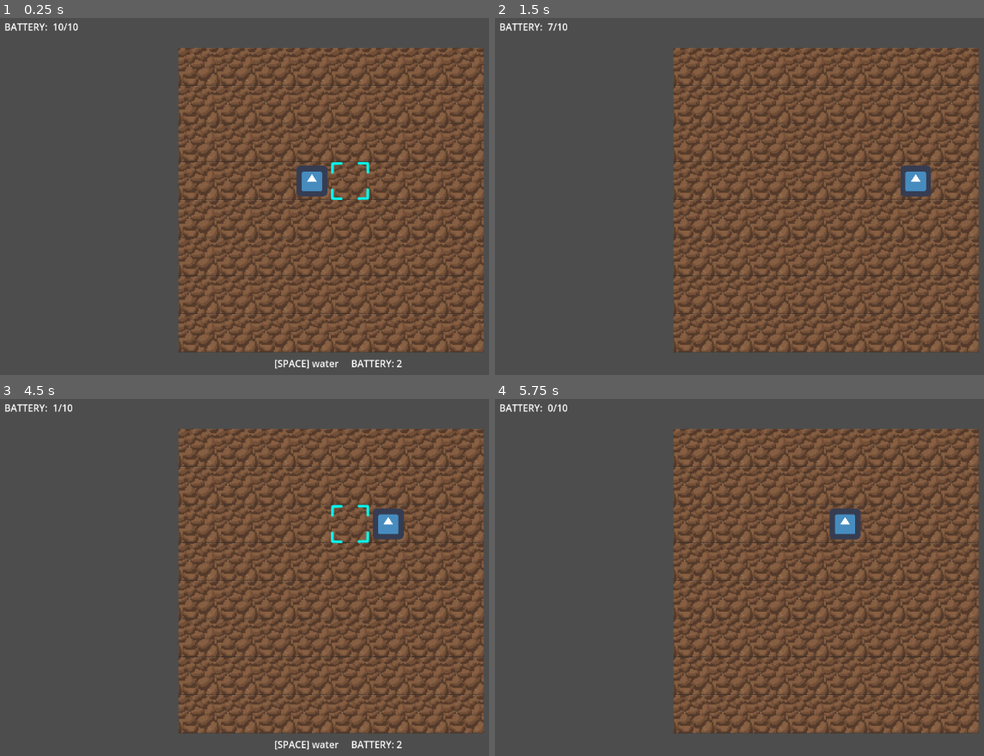
Above: before the commit, frames 1-4 (two rows, left to right).
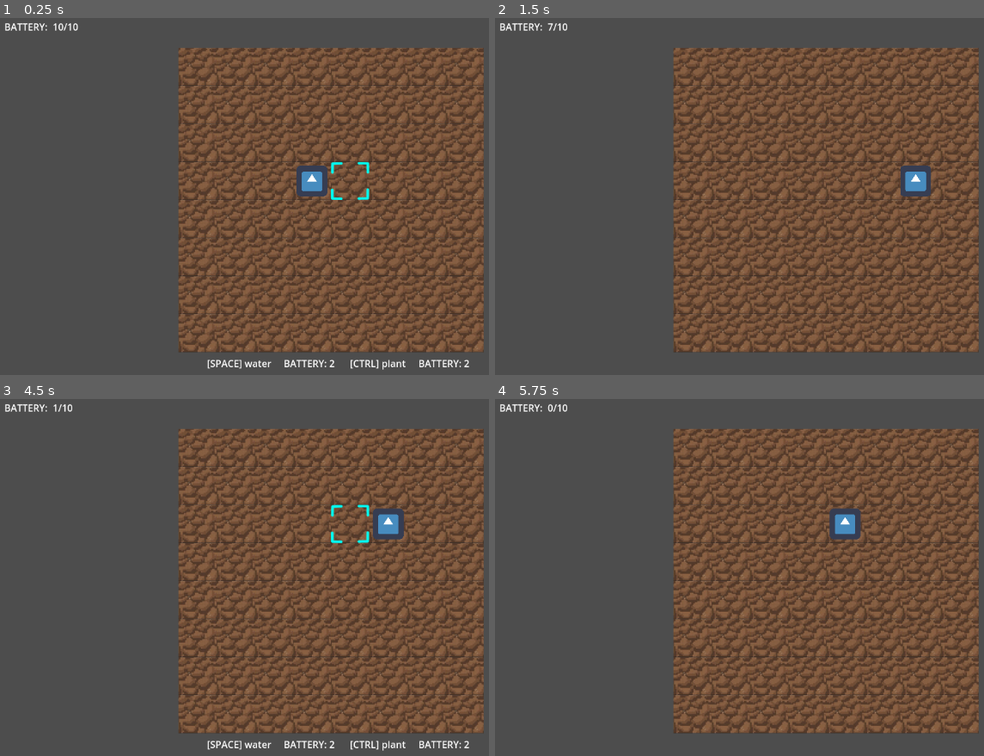
Above: after the commit, the same moments.

Repository: bardunbar/galway-game-jam-23
Game: Godot game, scene res://screens/game/game_scene.tscn
Two runs of this game, one before a commit and one after it. Both use one fixed random seed, a clock stepped at 60 frames per second and the inputs below. The engine's default icon, where the game draws it, is replaced by a stand-in: a white triangle on a blue panel in a dark square.
Inputs:
- Up to frame 1 (0.25 s): no input
- Up to frame 2 (1.5 s): tap Enter at 0.5 s; hold Right (move_right) 0.53-1.28 s; tap Ctrl (Action_2, bound only after the commit) at 0.6 s; hold Down (move_down) from 1.28 s (still down); tap Space (Action_1) at 1.35 s
- Up to frame 3 (4.5 s): tap Ctrl (Action_2, bound only after the commit) at 1.55, 2.1, 2.85, 3.8, 4.35 s; release Down (move_down) at 2.03 s; hold Right (move_right) 2.03-2.78 s; hold Up (move_up) 2.78-3.53 s; hold Left (move_left) from 3.53 s (still down); tap Space (Action_1) at 3.6 s
- Up to frame 4 (5.75 s): release Left (move_left) at 5.03 s; hold Down (move_down) from 5.03 s (still down); tap Ctrl (Action_2, bound only after the commit) at 5.1 s

The runs differ from the first frame. In frame 1, 0.6% of the frame differs, in the area x 42-96%, y 95-99%; in frame 2, nothing differs; in frame 3, 0.6%; in frame 4, nothing differs.

Commit message:
adding second imput prompt

Diff:
--- a/project/project.godot
+++ b/project/project.godot
@@ -17,6 +17,7 @@
 
 [autoload]
 
+TileTypes="*res://screens/game/tile_types.gd"
 Actions="*res://screens/game/actions.gd"
 
 [dotnet]
@@ -59,6 +60,11 @@
 "events": [Object(InputEventKey,"resource_local_to_scene":false,"resource_name":"","device":-1,"window_id":0,"alt_press …(191 unchanged characters)…
 ]
 }
+Action_2={
+"deadzone": 0.2,
+"events": [Object(InputEventKey,"resource_local_to_scene":false,"resource_name":"","device":-1,"window_id":0,"alt_pressed":false,"shift_pressed":false,"ctrl_pressed":false,"meta_pressed":false,"pressed":false,"keycode":0,"physical_keycode":4194326,"key_label":0,"unicode":0,"location":0,"echo":false,"script":null)
+]
+}
 
 [rendering]
 
--- a/project/screens/game/UI/HUD.tscn
+++ b/project/screens/game/UI/HUD.tscn
@@ -64,39 +64,59 @@
 layout_mode = 2
 text = "10"
 
-[node name="Action1Container" type="HBoxContainer" parent="InterfaceLayer"]
-visible = false
+[node name="Prompts" type="HBoxContainer" parent="InterfaceLayer"]
 anchors_preset = 7
 anchor_left = 0.5
 anchor_top = 1.0
 anchor_right = 0.5
 anchor_bottom = 1.0
-offset_left = -82.0
-offset_top = -64.0
-offset_right = 82.0
-offset_bottom = -39.0
+offset_left = -575.0
+offset_top = -71.0
+offset_right = 576.0
+offset_bottom = -31.0
 grow_horizontal = 2
 grow_vertical = 0
+size_flags_horizontal = 3
+size_flags_vertical = 3
+alignment = 1
 
-[node name="Action1Input" type="Label" parent="InterfaceLayer/Action1Container"]
+[node name="Action1Container" type="HBoxContainer" parent="InterfaceLayer/Prompts"]
+layout_mode = 2
+
+[node name="Action1Input" type="Label" parent="InterfaceLayer/Prompts/Action1Container"]
 layout_mode = 2
 text = "[SPACE]"
 
-[node name="Action1Prompt" type="Label" parent="InterfaceLayer/Action1Container"]
+[node name="Action1Prompt" type="Label" parent="InterfaceLayer/Prompts/Action1Container"]
 layout_mode = 2
 text = "10"
 
-[node name="Action1CostText" type="Label" parent="InterfaceLayer/Action1Container"]
+[node name="Action1CostText" type="Label" parent="InterfaceLayer/Prompts/Action1Container"]
 layout_mode = 2
 text = "    BATTERY:"
 
-[node name="Action1Cost" type="Label" parent="InterfaceLayer/Action1Container"]
+[node name="Action1Cost" type="Label" parent="InterfaceLayer/Prompts/Action1Container"]
 layout_mode = 2
 text = "10"
 
-[node name="CenterContainer" type="CenterContainer" parent="InterfaceLayer"]
-offset_right = 40.0
-offset_bottom = 40.0
+[node name="Action2Container" type="HBoxContainer" parent="InterfaceLayer/Prompts"]
+layout_mode = 2
+
+[node name="Action2Input" type="Label" parent="InterfaceLayer/Prompts/Action2Container"]
+layout_mode = 2
+text = "     [CTRL]"
+
+[node name="Action2Prompt" type="Label" parent="InterfaceLayer/Prompts/Action2Container"]
+layout_mode = 2
+text = "10"
+
+[node name="Action2CostText" type="Label" parent="InterfaceLayer/Prompts/Action2Container"]
+layout_mode = 2
+text = "    BATTERY:"
+
+[node name="Action2Cost" type="Label" parent="InterfaceLayer/Prompts/Action2Container"]
+layout_mode = 2
+text = "10"
 
 [node name="Fade" type="ColorRect" parent="."]
 layout_mode = 1
--- a/project/screens/game/UI/hud.gd
+++ b/project/screens/game/UI/hud.gd
@@ -3,9 +3,12 @@
 
 @onready var action_points_label:Label = $InterfaceLayer/ActionPointsContainer/ActionPointsValue
 @onready var animation_player:AnimationPlayer = $AnimationPlayer
-@onready var action1_container:HBoxContainer = $InterfaceLayer/Action1Container
-@onready var action1_prompt:Label = $InterfaceLayer/Action1Container/Action1Prompt
-@onready var action1_cost:Label = $InterfaceLayer/Action1Container/Action1Cost
+@onready var action1_container:HBoxContainer = $InterfaceLayer/Prompts/Action1Container
+@onready var action1_prompt:Label = $InterfaceLayer/Prompts/Action1Container/Action1Prompt
+@onready var action1_cost:Label = $InterfaceLayer/Prompts/Action1Container/Action1Cost
+@onready var action2_container:HBoxContainer = $InterfaceLayer/Prompts/Action2Container
+@onready var action2_prompt:Label = $InterfaceLayer/Prompts/Action2Container/Action2Prompt
+@onready var action2_cost:Label = $InterfaceLayer/Prompts/Action2Container/Action2Cost
 
 func update_action_points(cur_points: int, max_points: int):
 	action_points_label.text = str(cur_points, "/", max_points)
@@ -18,6 +21,13 @@
 		action1_cost.text = str(cost)
 	return
 
+func update_action_2_prompt(is_active: bool, prompt_text: String, cost: int):
+	action2_container.visible = is_active
+	if is_active:
+		action2_prompt.text = prompt_text
+		action2_cost.text = str(cost)
+	return
+
 func play_fade_animation():
 
 	animation_player.play("blink")
--- a/project/screens/game/game_script.gd
+++ b/project/screens/game/game_script.gd
@@ -20,6 +20,7 @@
 	player.connect("action_points_changed", _on_action_points_changed)
 	player.connect("ready_to_blink", _on_ready_to_blink)
 	player.connect("action1_updated", _on_action1_updated)
+	player.connect("action2_updated", _on_action2_updated)
 	player.initialize(self)
 	hud.update_action_points(action_points, action_points)
 	return
@@ -33,3 +34,6 @@
 
 func _on_action1_updated(is_active: bool, prompt_text: String, cost: int):
 	hud.update_action_1_prompt(is_active, prompt_text, cost)
+
+func _on_action2_updated(is_active: bool, prompt_text: String, cost: int):
+	hud.update_action_2_prompt(is_active, prompt_text, cost)
--- a/project/screens/game/player.gd
+++ b/project/screens/game/player.gd
@@ -20,6 +20,7 @@
 signal action_points_changed(new_action_points: int)
 signal ready_to_blink
 signal action1_updated(is_active: bool, prompt_text: String, cost: int)
+signal action2_updated(is_active: bool, prompt_text: String, cost: int)
 
 func _ready() -> void:
 	return
@@ -59,12 +60,15 @@
 		var action_pressed = 0
 		if Input.is_action_just_pressed("Action_1"):
 			action_pressed = 1
+		if Input.is_action_just_pressed("Action_2"):
+			action_pressed = 2
 		if action_pressed > 0:
 			var facing_tile = get_facing_tile()
 			if facing_tile != null:
 				var possible_actions = facing_tile.get_possible_actions() as Array[String]
-				if possible_actions.size() > action_pressed:
+				if possible_actions.size() >= action_pressed:
 					var action = possible_actions[action_pressed - 1]
+					print(str("doing action: ", action))
 					facing_tile.do_action(action)
 					var action_cost = Actions.action_costs[action]
 					use_action_points(action_cost)
@@ -104,7 +108,8 @@
 
 func set_faced_tile_highlight(is_highlighted):
 	var faced_tile = get_facing_tile()
-	var has_action = false
+	var has_action_1 = false
+	var has_action_2 = false
 	if faced_tile != null:
 		faced_tile.highlight_tile(is_highlighted)
 		if is_highlighted:
@@ -113,9 +118,16 @@
 				var action = possible_actions[0]
 				var action_cost = Actions.action_costs[action]
 				action1_updated.emit(true, action, action_cost)
-				has_action = true
-	if !has_action:
+				has_action_1 = true
+			if possible_actions.size() > 1:
+				var action = possible_actions[1]
+				var action_cost = Actions.action_costs[action]
+				action2_updated.emit(true, action, action_cost)
+				has_action_2 = true
+	if !has_action_1:
 		action1_updated.emit(false, "", 0)
+	if !has_action_2:
+		action2_updated.emit(false, "", 0)
 
 func get_facing_tile():
 	var faced_tile_position = gridPosition + orientation
